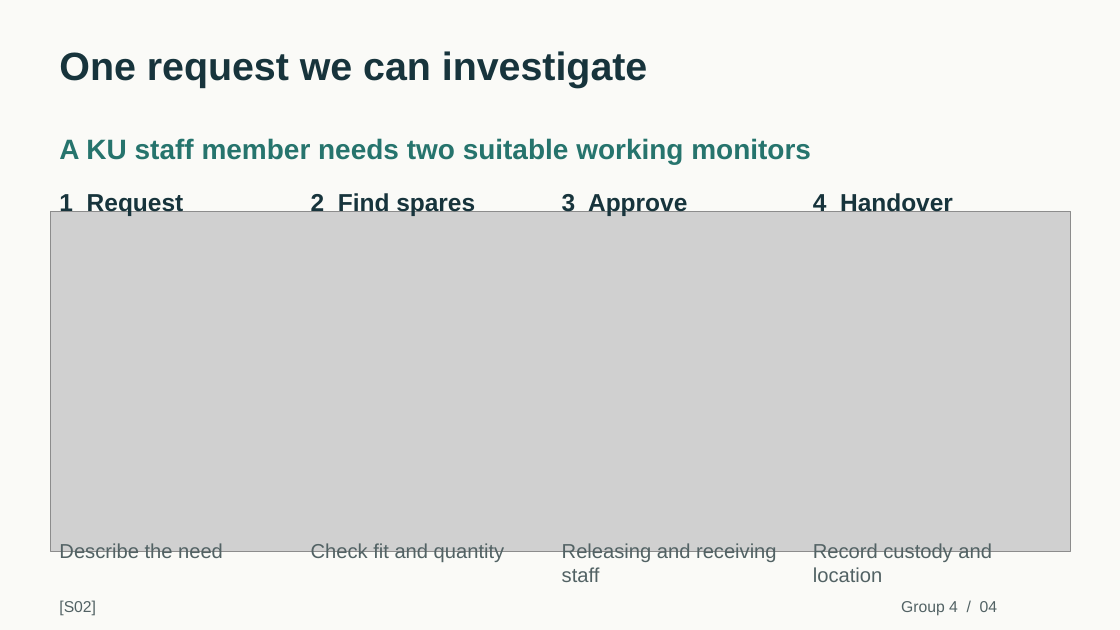
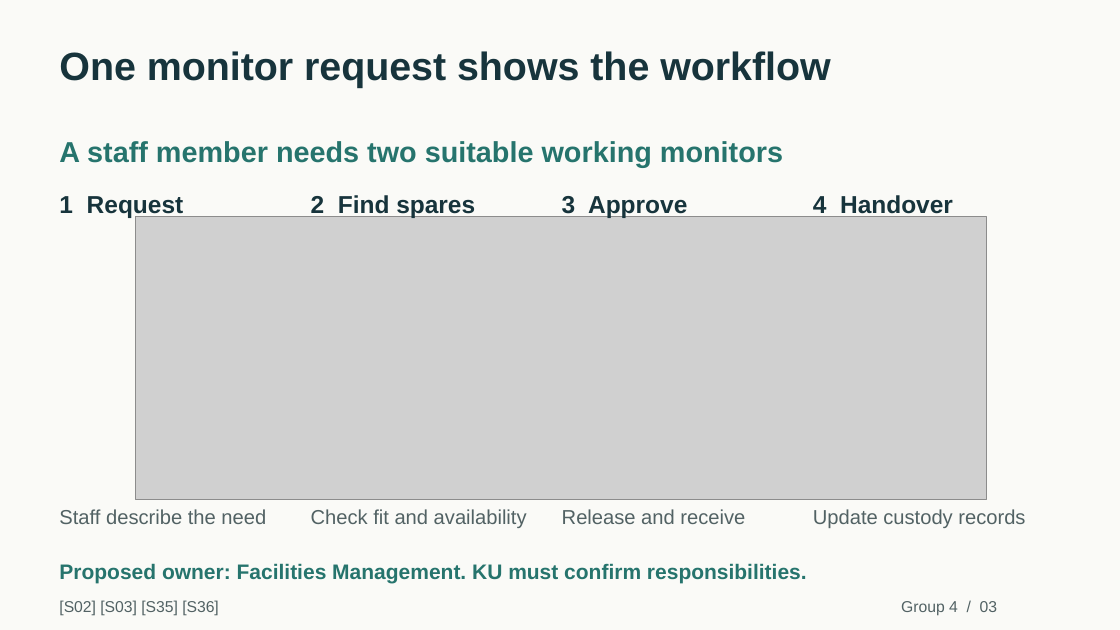
Before and after one commit to duqins/ITS, a slide deck: slide 3 of docs/phase2/final/Dawra_Campus_Phase2_Presentation.pptx (slide 4 before the commit). Drawn at 1120x630 pixels with LibreOffice and Linux fonts; fonts in the diff are those of the drawing; grey boxes stand for pictures. Boxes give left, top, right and bottom in pixels: in the first picture for what was removed or moved away, otherwise in the second. Text is boxed around its words. In the diff, an @@ line names an element or a change of style, - is before the commit and + after.

```diff
--- a/docs/phase2/final/Dawra_Campus_Phase2_Presentation.pptx
+++ b/docs/phase2/final/Dawra_Campus_Phase2_Presentation.pptx
@@ text at box(59, 51, 830, 88): text changed @@
-One request we can investigate
+One monitor request shows the workflow
@@ text at box(59, 141, 783, 168): text changed; size 24 to 24.8 pt @@
-A KU staff member needs two suitable working monitors
+A staff member needs two suitable working monitors
@@ 3 texts: place and size @@
-3 texts at box(59, 192, 953, 216)
+3 texts at box(59, 195, 953, 218)
@@ picture: place and size @@
-picture at box(50, 211, 1071, 551)
+picture at box(135, 216, 986, 500)
@@ text at box(59, 509, 266, 524): text changed @@
-Describe the need
+Staff describe the need
@@ text at box(311, 509, 527, 528): text changed @@
-Check fit and quantity
+Check fit and availability
@@ text at box(562, 509, 745, 524): text changed @@
-Releasing and receiving staff
+Release and receive
@@ text at box(813, 509, 1025, 528): text changed @@
-Record custody and location
+Update custody records
@@ text added at box(59, 563, 807, 583), 18 pt, text #26746D, bold @@
+Proposed owner: Facilities Management. KU must confirm responsibilities.
@@ text at box(59, 600, 219, 616): text changed @@
-[S02]
+[S02] [S03] [S35] [S36]
@@ text at box(901, 601, 997, 616): text changed @@
-Group 4 / 04
+Group 4 / 03
```
Also in this commit, not shown: 3 other slides changed, 8 slides added, 48 slides removed, 3 other files.
